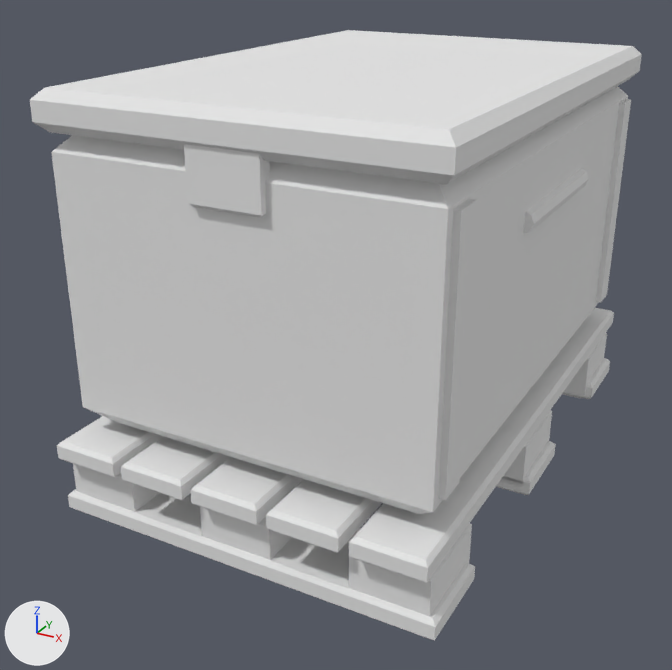
A saved change to the FBX model Assets/Resources/City/Cannery/Pallet.fbx.
The view is the same before and after, from a 50 mm lens placed at (0.838, -1.712, 1.084), pointed at (-0.05, -0.098, 0.276). Every picture has the same lights, and +X, +Y and +Z are marked at lower left. The older version comes first. Where no turn or scale is listed for an object, it has been applied to the vertices.

Before the edit, the objects in view are built like this:
```python
me_palletvisible__steeldark = bpy.data.meshes.new('PalletVisible__SteelDark')
me_palletvisible__steeldark.from_pydata(...)  # 32 vertices, 28 faces; spans x -0.07..0.07, y -0.554..0.554, z 0.67..0.82
me_palletvisible__steeldark.materials.append(mat_cannerysharedportsurfaces)  # white #e7e7e7
me_palletvisible__tare = bpy.data.meshes.new('PalletVisible__Tare')
me_palletvisible__tare.from_pydata(...)  # 96 vertices, 72 faces; spans x -0.387..0.387, y -0.56..0.56, z 0.18..0.835
me_palletvisible__tare.materials.append(mat_cannerysharedportsurfaces)  # white #e7e7e7
me_palletvisible__timber = bpy.data.meshes.new('PalletVisible__Timber')
me_palletvisible__timber.from_pydata(...)  # 272 vertices, 238 faces; spans x -0.4..0.4, y -0.6..0.6, z 0.0..0.172
me_palletvisible__timber.materials.append(mat_cannerysharedportsurfaces)  # white #e7e7e7
ob_palletvisible__steeldark = bpy.data.objects.new('PalletVisible__SteelDark', me_palletvisible__steeldark)
ob_palletvisible__steeldark.location = (0.0, 0.0, 0.0)
ob_palletvisible__tare = bpy.data.objects.new('PalletVisible__Tare', me_palletvisible__tare)
ob_palletvisible__tare.location = (0.0, 0.0, 0.0)
ob_palletvisible__timber = bpy.data.objects.new('PalletVisible__Timber', me_palletvisible__timber)
ob_palletvisible__timber.location = (0.0, 0.0, 0.0)
```
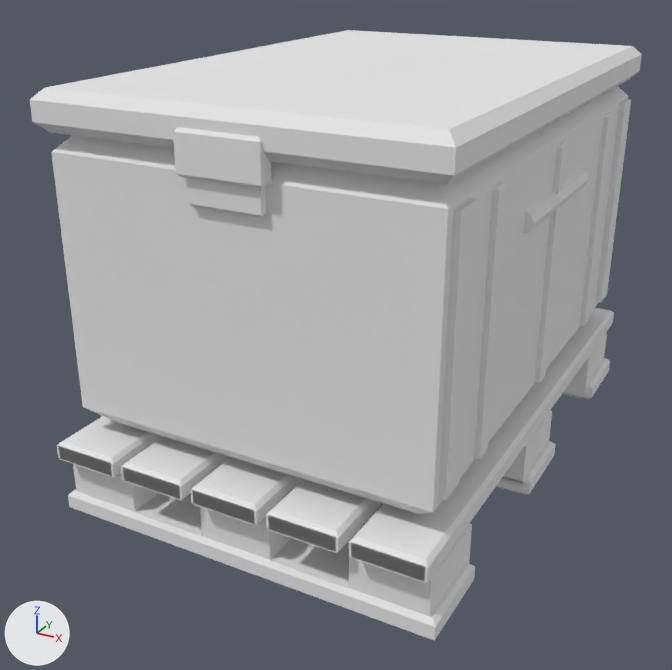
Location of each change, (x1, y1, x2, y2) in pixels of the pictures (672 x 670 px):
```json
{"object": "PalletFittings__CanneryFinish", "change": "added", "after": [58, 113, 613, 583]}
```

Edits to the scene script, one JSON object a line:
```json
{"op": "add", "block": "me_palletfittings__canneryfinish", "code": ["me_palletfittings__canneryfinish = bpy.data.meshes.new('PalletFittings__CanneryFinish')", "me_palletfittings__canneryfinish.from_pydata(...)  # 288 vertices, 252 faces; spans x -0.386..0.386, y -0.6..0.6, z 0.133..0.799", "me_palletfittings__canneryfinish.materials.append(mat_cannerysharedportsurfaces)  # white #e7e7e7"]}
{"op": "add", "block": "ob_palletfittings__canneryfinish", "code": ["ob_palletfittings__canneryfinish = bpy.data.objects.new('PalletFittings__CanneryFinish', me_palletfittings__canneryfinish)", "ob_palletfittings__canneryfinish.location = (0.0, 0.0, 0.0)"]}
```
